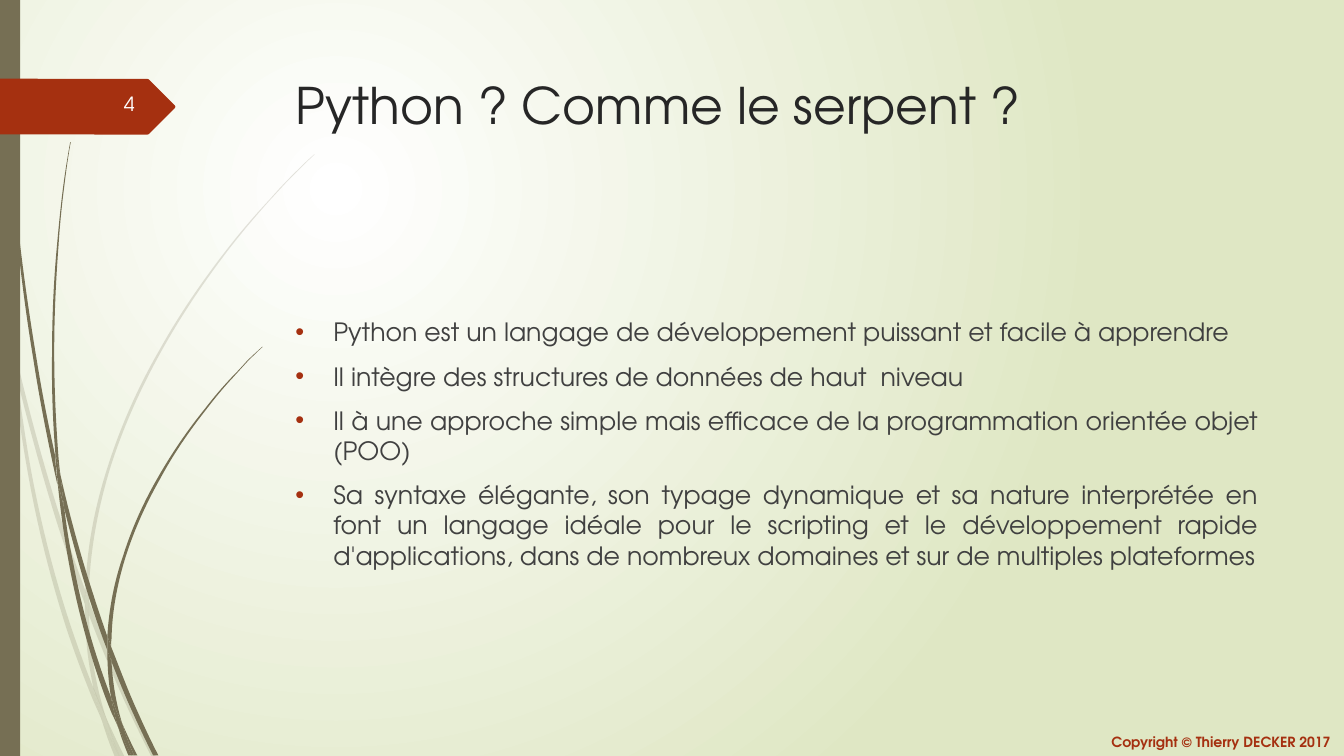
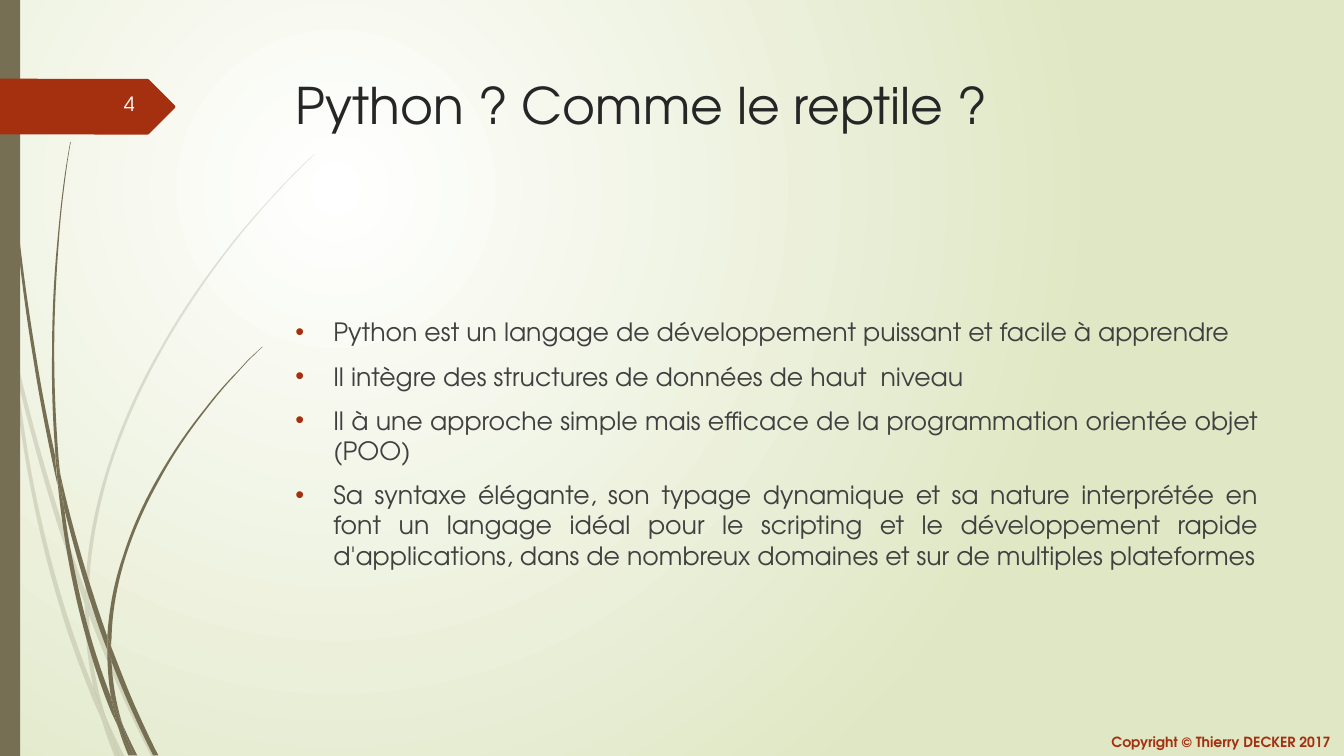
Before and after one commit to VikmanTheRacoon/learning-python, a slide deck: slide 4 of documentations/learning-python.pptx. Drawn at 1344x756 pixels with LibreOffice and Linux fonts; fonts in the diff are those of the drawing. Boxes give left, top, right and bottom in pixels: in the first picture for what was removed or moved away, otherwise in the second. Text is boxed around its words. In the diff, an @@ line names an element or a change of style, - is before the commit and + after.

```diff
--- a/documentations/learning-python.pptx
+++ b/documentations/learning-python.pptx
@@ title at (x1=296, y1=86, x2=944, y2=134): text changed @@
-Python ? Comme le serpent ?
+Python ? Comme le reptile ?
@@ text at (x1=333, y1=485, x2=1258, y2=570): text changed @@
-• Sa syntaxe élégante, son typage dynamique et sa nature interprétée en font un langage idéale pour le scripting et le développement rapide d'applications, dans de nombreux domaines et sur de multiples plateformes
+• Sa syntaxe élégante, son typage dynamique et sa nature interprétée en font un langage idéal pour le scripting et le développement rapide d'applications, dans de nombreux domaines et sur de multiples plateformes
```
Also in this commit, not shown: 4 other slides changed, 8 slides added, 1 other file.
